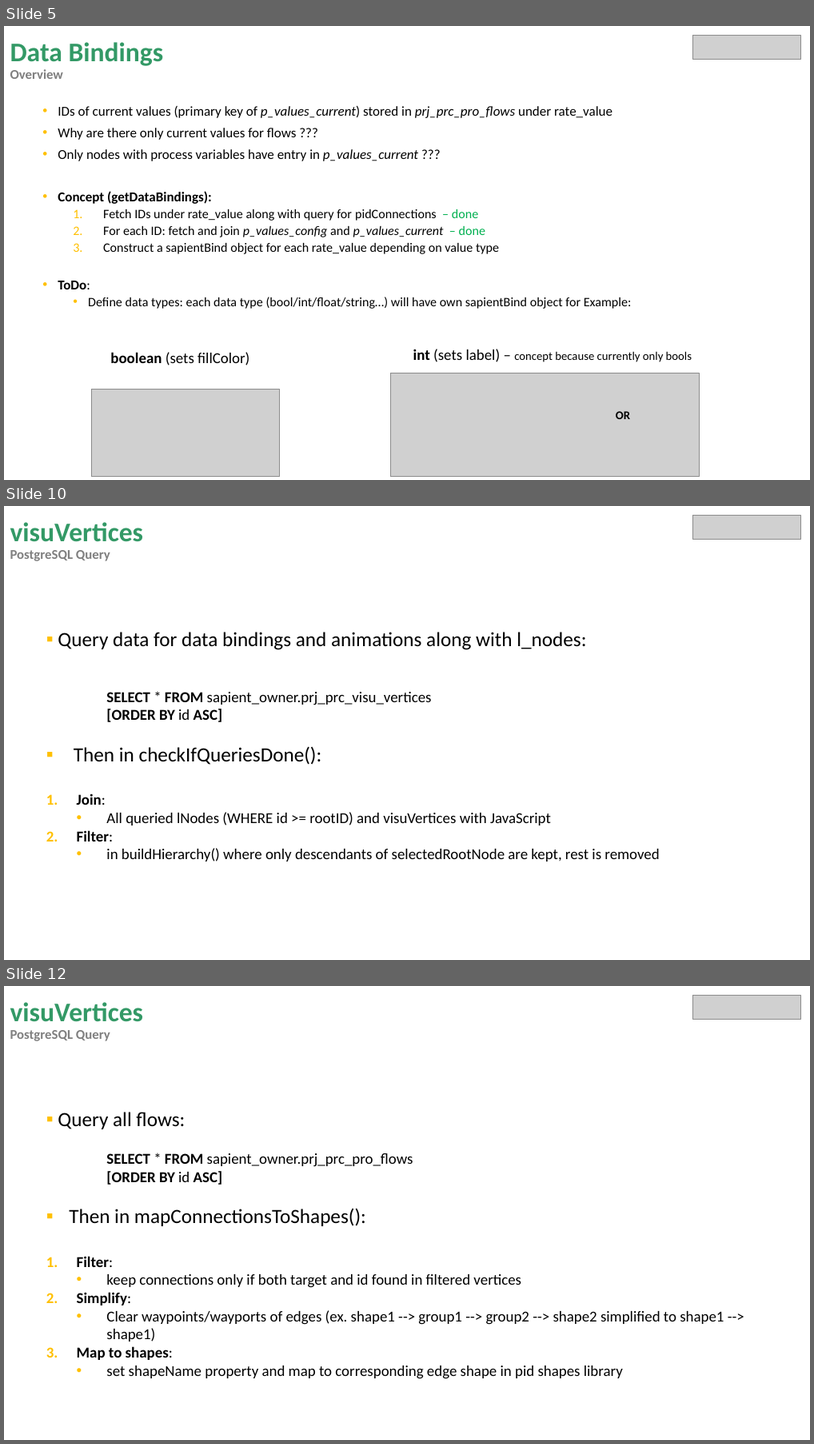
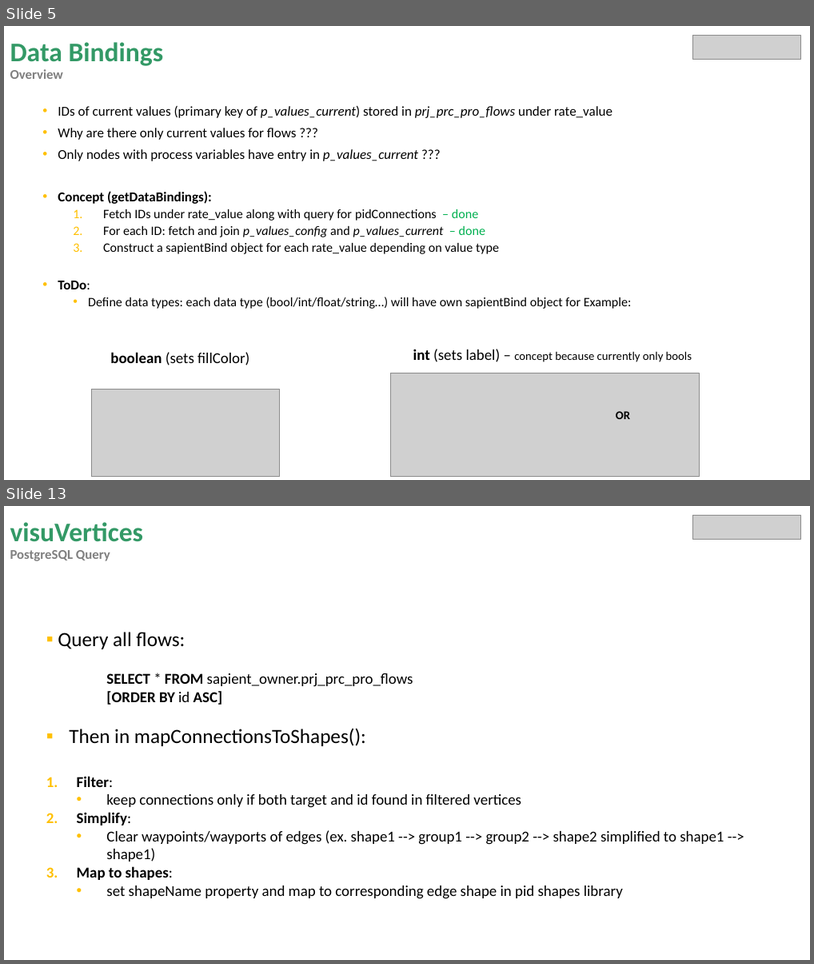
Before and after one commit to miguelrk/tum-mw-bachelorarbeit, a slide deck: 3 Entwicklungsphase/weekly_meeting_15.pptx. Shown one above the other, each under a label of ours: slides 5, 10 and 12 before the commit, slides 5 and 13 after it; the slides between them are not shown. The pictures are 814x1444 and 814x964 pixels, drawn with LibreOffice and Linux fonts; fonts in the diff are those of the drawing; grey boxes stand for pictures. Boxes give left, top, right and bottom in pixels: in the first picture for what was removed or moved away, otherwise in the second. Text is boxed around its words. In the diff, an @@ line names an element or a change of style, - is before the commit and + after.

Commit message:
Finished boardlet. (data queries, sapientBind object generation, responsive design, etc done). Graphing algorithm could still be improved.

```diff
--- a/3 Entwicklungsphase/weekly_meeting_15.pptx
+++ b/3 Entwicklungsphase/weekly_meeting_15.pptx
@@ slide 10 removed at <box>4,506,810,960</box>, background #FFFFFF @@
@@ title removed at <box>10,522,144,561</box> @@
-visuVertices
-PostgreSQL Query
@@ picture removed at <box>693,515,802,539</box> @@
@@ text removed at <box>58,632,659,861</box> @@
-▪ Query data for data bindings and animations along with l_nodes:
-    SELECT * FROM sapient_owner.prj_prc_visu_vertices
-    [ORDER BY id ASC]
-▪ Then in checkIfQueriesDone():
-1. Join:
-  • All queried lNodes (WHERE id >= rootID) and visuVertices with JavaScript
-2. Filter:
-  • in buildHierarchy() where only descendants of selectedRootNode are kept, rest is removed
@@ what was slide 12 is now slide 13 @@
```
Also in this commit, not shown: 4 slides changed, 2 slides added, 1 other slide removed, 8 other files.
